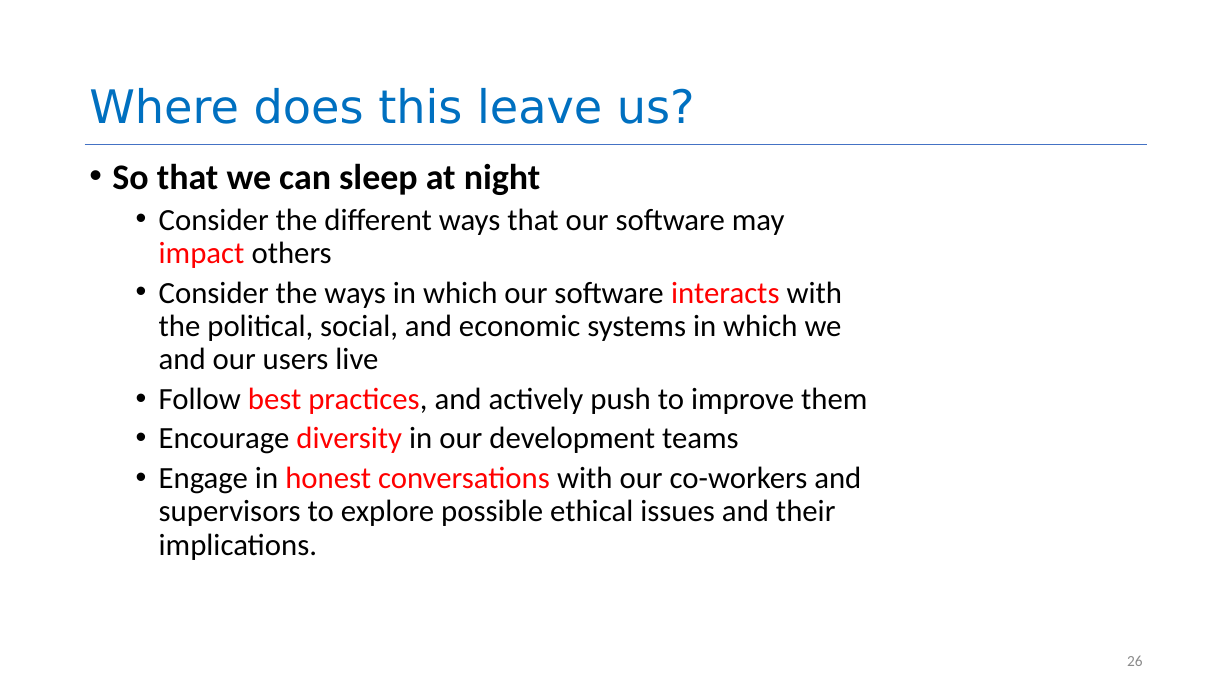
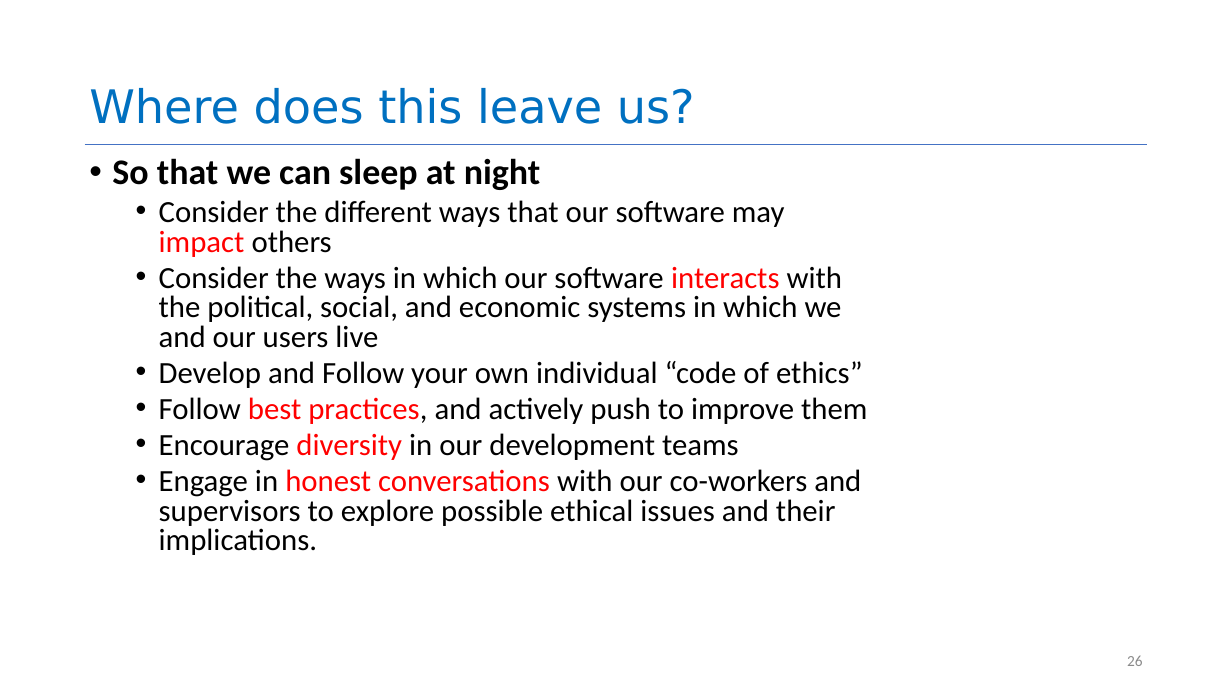
Before and after one commit to neu-se/CS4530-Fall-2025, a slide deck: slide 26 of Slides/Module 16A Engineering Ethical Software.pptx. Drawn at 1232x693 pixels with LibreOffice and Linux fonts; fonts in the diff are those of the drawing. Boxes give left, top, right and bottom in pixels: in the first picture for what was removed or moved away, otherwise in the second. Text is boxed around its words. In the diff, an @@ line names an element or a change of style, - is before the commit and + after.

```diff
--- a/Slides/Module 16A Engineering Ethical Software.pptx
+++ b/Slides/Module 16A Engineering Ethical Software.pptx
@@ text at <box>112,158,867,555</box>: line spacing 1 to 0.9; line spacing 0.9 to 0.8 @@
@@ text at <box>159,361,863,388</box>: paragraph added @@
+  • Develop and Follow your own individual “code of ethics”
```
Also in this commit, not shown: 1 other slide changed, 1 other file.
